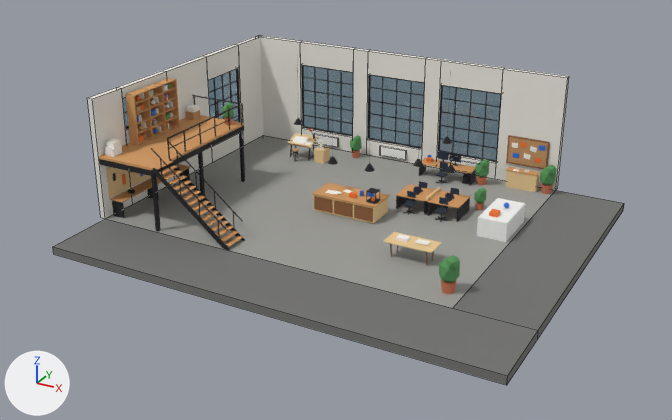
An edit to the Blender file Art/Blender/Workshop.blend, drawn before and after from the same camera.
Camera for both pictures: a camera (50 mm lens) standing at (20.5, -37.6, 18.5) and looking at (1.3, -2.7, 1.0). Every picture has the same lights, and +X, +Y and +Z are marked at lower left. The first picture is the older version. Mesh edges are drawn as thin lines on the coarser meshes.

Objects in the first picture: 'ComputerDesk', 'DraftingTable', 'Floor', 'FloorApron', 'Mezzanine', 'PinBoard', 'Props', 'PrototypeShelf', 'Walls', 'Windows', 'Workbench'.
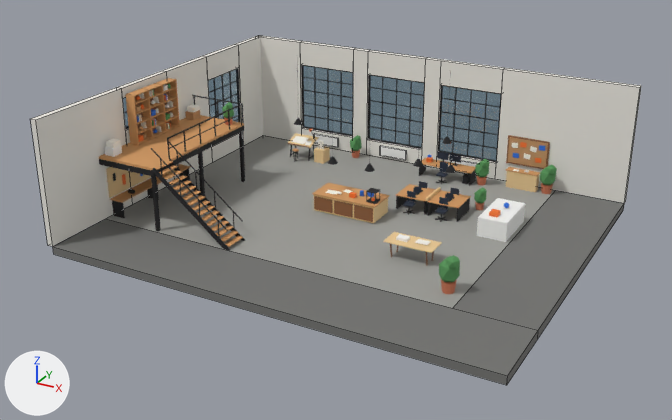
Scene script edits in JSON lines:
```json
{"block": "me_walls", "where": "# used by ob_walls; parent = ob_workshop; location = (0.0, 0.0, 0.0)"}
{"block": "me_walls", "where": "# before: 76 (9.0, 7.0, 0.0) at pixel (555, 190), 77 (9.0, 7.0, 6.0) at pixel (567, 77), 78 (9.0, 7.3, 0.0) at pixel (557, 188), 79 (9.0, 7.3, 6.0) at pixel (569, 76)"}
{"block": "me_walls", "where": "# before: 80 (-9.3, -7.0, 0.0) at pixel (100, 217), 81 (-9.3, -7.0, 6.0) at pixel (87, 97), 84 (-9.0, -7.0, 0.0) at pixel (105, 218), 85 (-9.0, -7.0, 6.0) at pixel (92, 98)"}
{"op": "remove", "block": "me_walls", "code": "me_walls.from_pydata(...)  # 160 vertices, 120 faces; spans x -9.3..9.0, y -7.0..7.3, z 0.0..6.0"}
{"op": "add", "block": "me_walls", "code": "me_walls.from_pydata(...)  # 160 vertices, 120 faces; spans x -9.3..12.5, y -10.5..7.3, z 0.0..6.0"}
{"block": "me_walls", "change": "me_walls part 1"}
{"op": "add", "block": "me_walls", "code": "for i in [*range(76, 80)]: me_walls.vertices[i].co += Vector((3.5, 0.0, 0.0))"}
{"block": "me_walls", "change": "me_walls part 2"}
{"op": "add", "block": "me_walls", "code": "for i in [80, 81, 84, 85]: me_walls.vertices[i].co += Vector((0.0, -3.5, 0.0))"}
```

Location of each change, [x1, y1, x2, y2] in pixels of the pictures (672 x 420 px; the box of a moved part takes in the faces that stretch with it):
```json
{"object": "Walls", "change": "reshaped", "before": [87, 35, 569, 219], "after": [31, 35, 641, 246], "on screen": "27% wider, 15% taller"}
{"part": 1, "of": "me_walls", "change": "moved or reshaped", "before": [495, 68, 569, 190], "after": [495, 68, 641, 203]}
{"part": 2, "of": "me_walls", "change": "moved or reshaped", "before": [87, 87, 133, 219], "after": [31, 87, 133, 246]}
```
